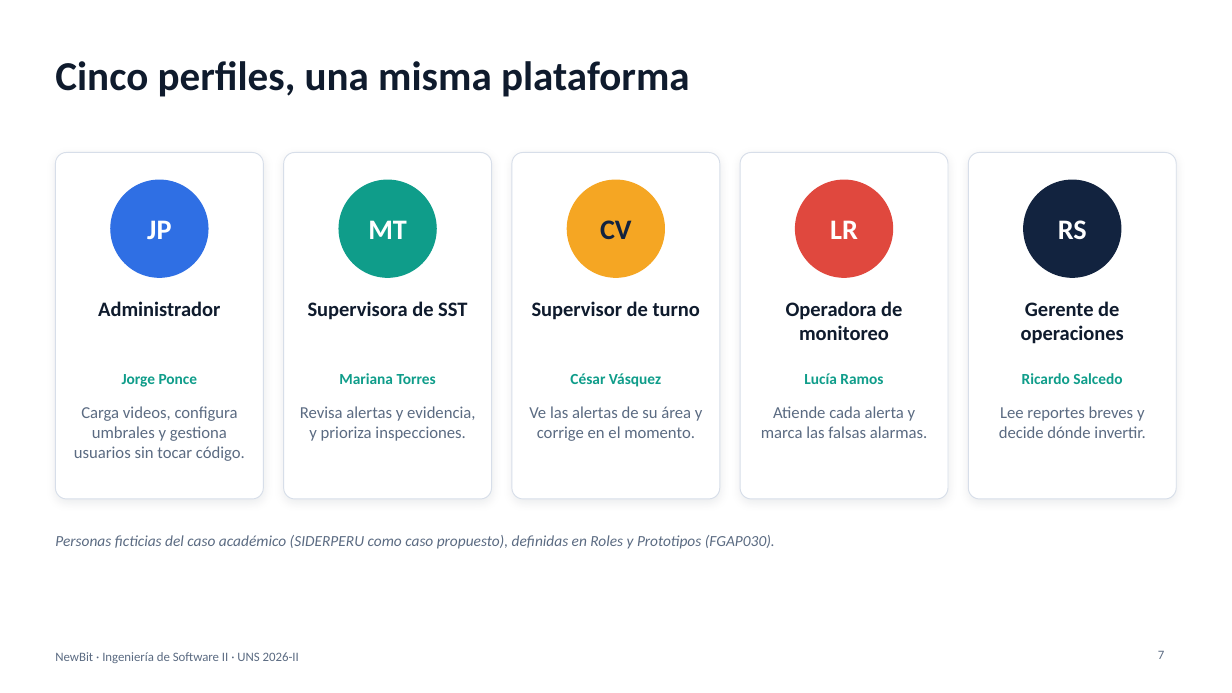
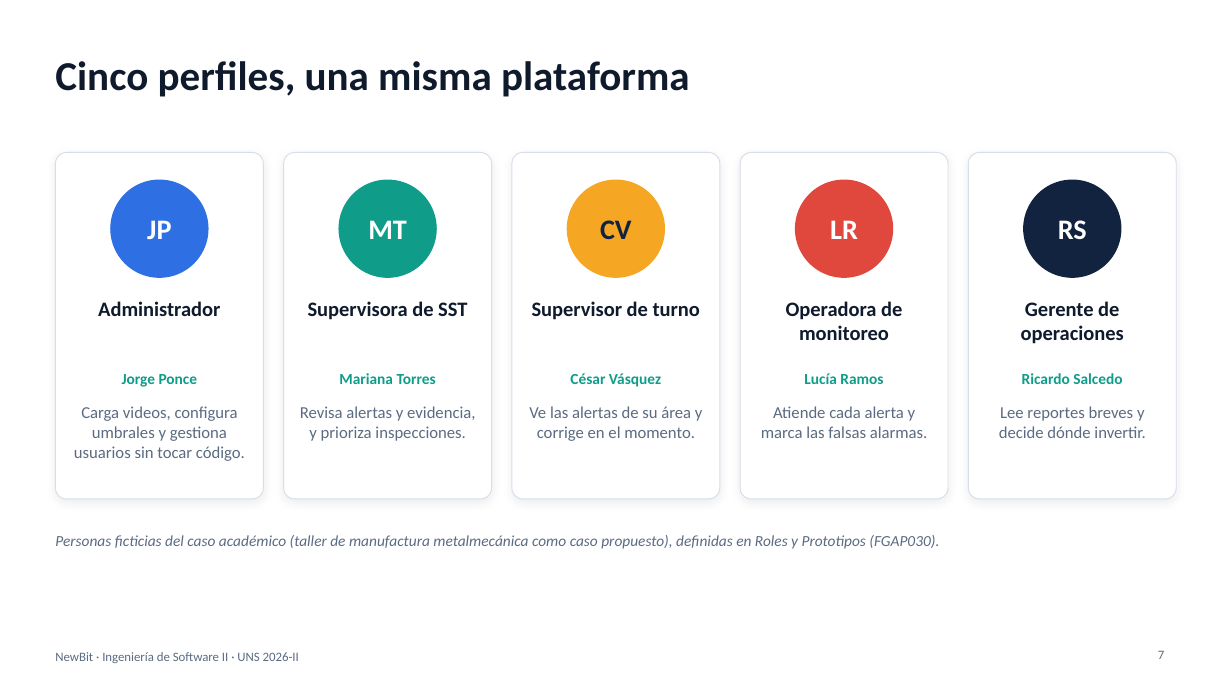
Before and after one commit to devmondoss/NewBit, a slide deck: slide 7 of curso/semana-03-roles-y-prototipos/nuestras-entregas/PPT_Presentacion_NewBit/PPT_Presentacion_NewBit.pptx. Drawn at 1232x693 pixels with LibreOffice and Linux fonts; fonts in the diff are those of the drawing. Boxes give left, top, right and bottom in pixels: in the first picture for what was removed or moved away, otherwise in the second. Text is boxed around its words. In the diff, an @@ line names an element or a change of style, - is before the commit and + after.

Commit message:
Paso W-2: Normalizar binarios de Semana 3 (FGAP030 Word/PDF, PPT de Presentacion y Diagrama de Arquitectura PDF)

```diff
--- a/curso/semana-03-roles-y-prototipos/nuestras-entregas/PPT_Presentacion_NewBit/PPT_Presentacion_NewBit.pptx
+++ b/curso/semana-03-roles-y-prototipos/nuestras-entregas/PPT_Presentacion_NewBit/PPT_Presentacion_NewBit.pptx
@@ text at [55,535,939,549]: text changed @@
-Personas ficticias del caso académico (SIDERPERU como caso propuesto), definidas en Roles y Prototipos (FGAP030).
+Personas ficticias del caso académico (taller de manufactura metalmecánica como caso propuesto), definidas en Roles y Prototipos (FGAP030).
```
Also in this commit, not shown: 7 other slides changed, 7 other files.
